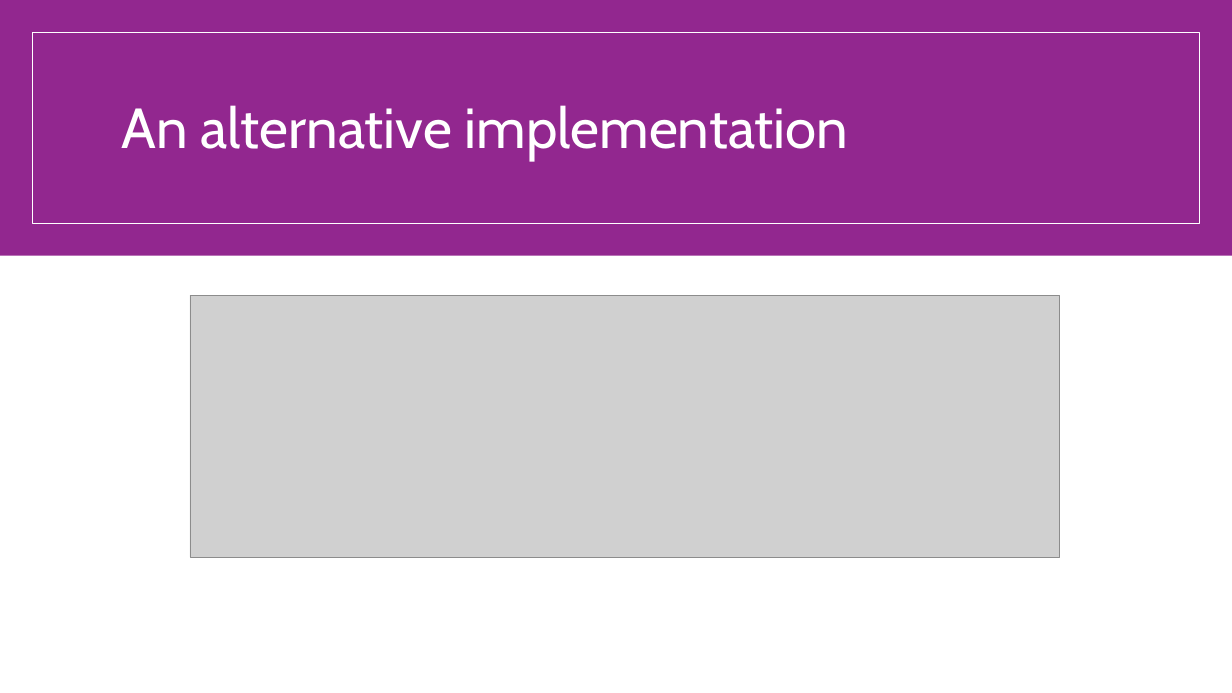
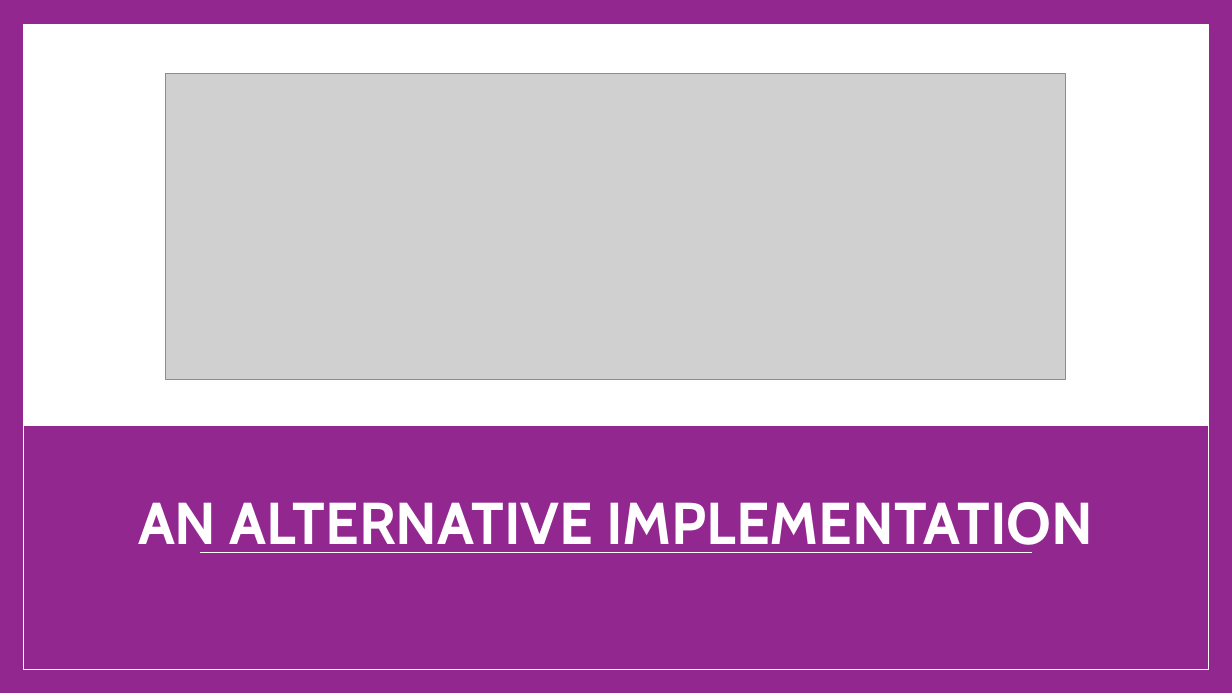
Before and after one commit to cdiggins/cs321, a slide deck: slide 26 of class-notes/cs321-winter-2023-lecture-9-streams-and-iterators.pptx. Drawn at 1232x693 pixels with LibreOffice and Linux fonts; fonts in the diff are those of the drawing; grey boxes stand for pictures. Boxes give left, top, right and bottom in pixels: in the first picture for what was removed or moved away, otherwise in the second. Text is boxed around its words. In the diff, an @@ line names an element or a change of style, - is before the commit and + after.

```diff
--- a/class-notes/cs321-winter-2023-lecture-9-streams-and-iterators.pptx
+++ b/class-notes/cs321-winter-2023-lecture-9-streams-and-iterators.pptx
@@ background #FFFFFF to #92278F @@
@@ rectangle: place and size @@
-rectangle at (0,0,1232,693)
+rectangle at (23,25,1208,669)
@@ rectangle at (23,25,1208,669): outline none to #FFFFFF 1 pt @@
@@ rectangle: place and size @@
-rectangle at (33,33,1199,223)
+rectangle at (23,25,1208,425)
@@ rectangle at (23,25,1208,425): fill none to #FFFFFF @@
@@ picture added at (166,74,1066,380) @@
@@ rectangle removed at (0,256,1232,693) @@
@@ picture removed at (190,295,1060,557) @@
@@ title "AN ALTERNATIVE IMPLEMENTATION" at (138,502,1093,553): vertical alignment middle to bottom @@
@@ title at (138,502,1093,553): text changed; size 66 to 69 pt; bold on @@
-An alternative implementation
+AN ALTERNATIVE IMPLEMENTATION
@@ line added from (200, 552) to (1032, 552), #FFFFFF 0.79 pt @@
```
Also in this commit, not shown: 2 other files.
